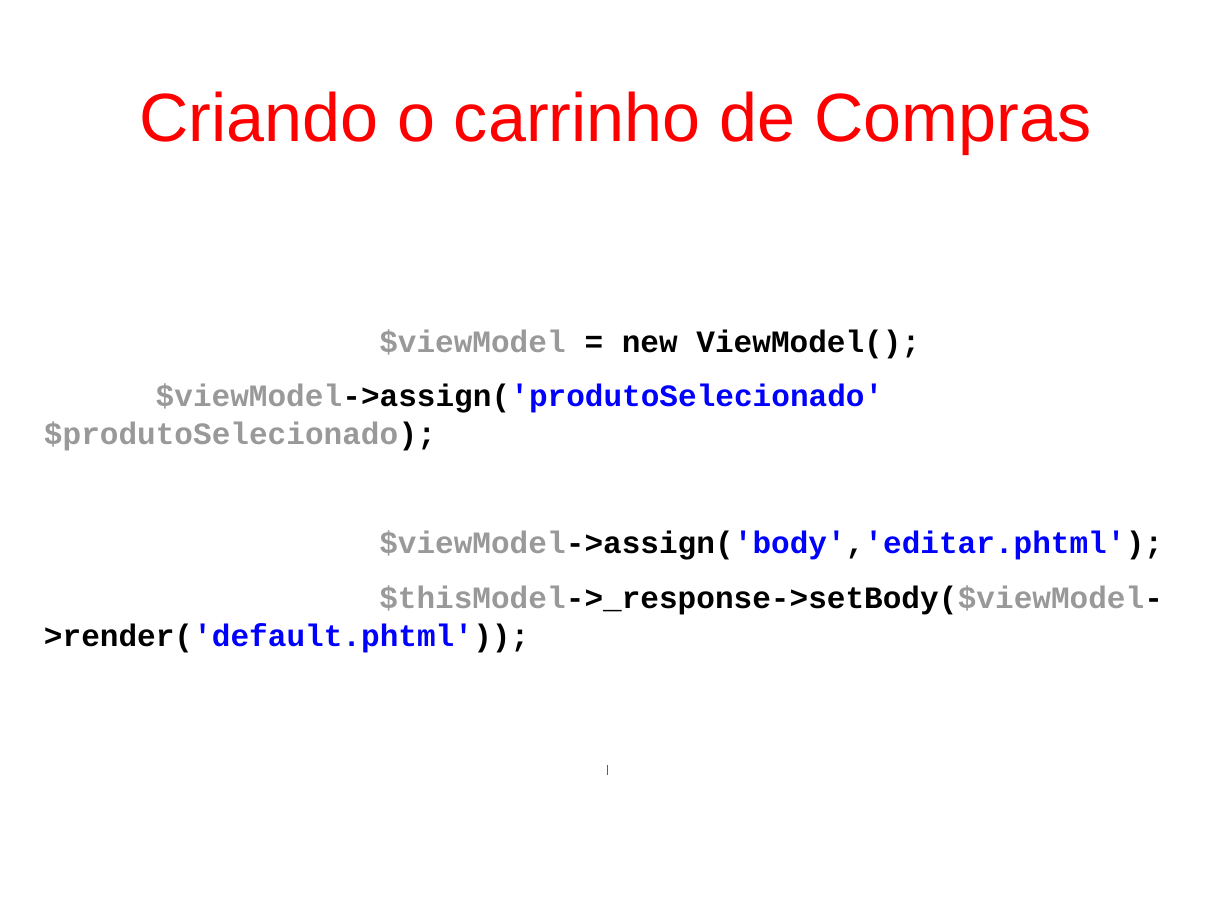
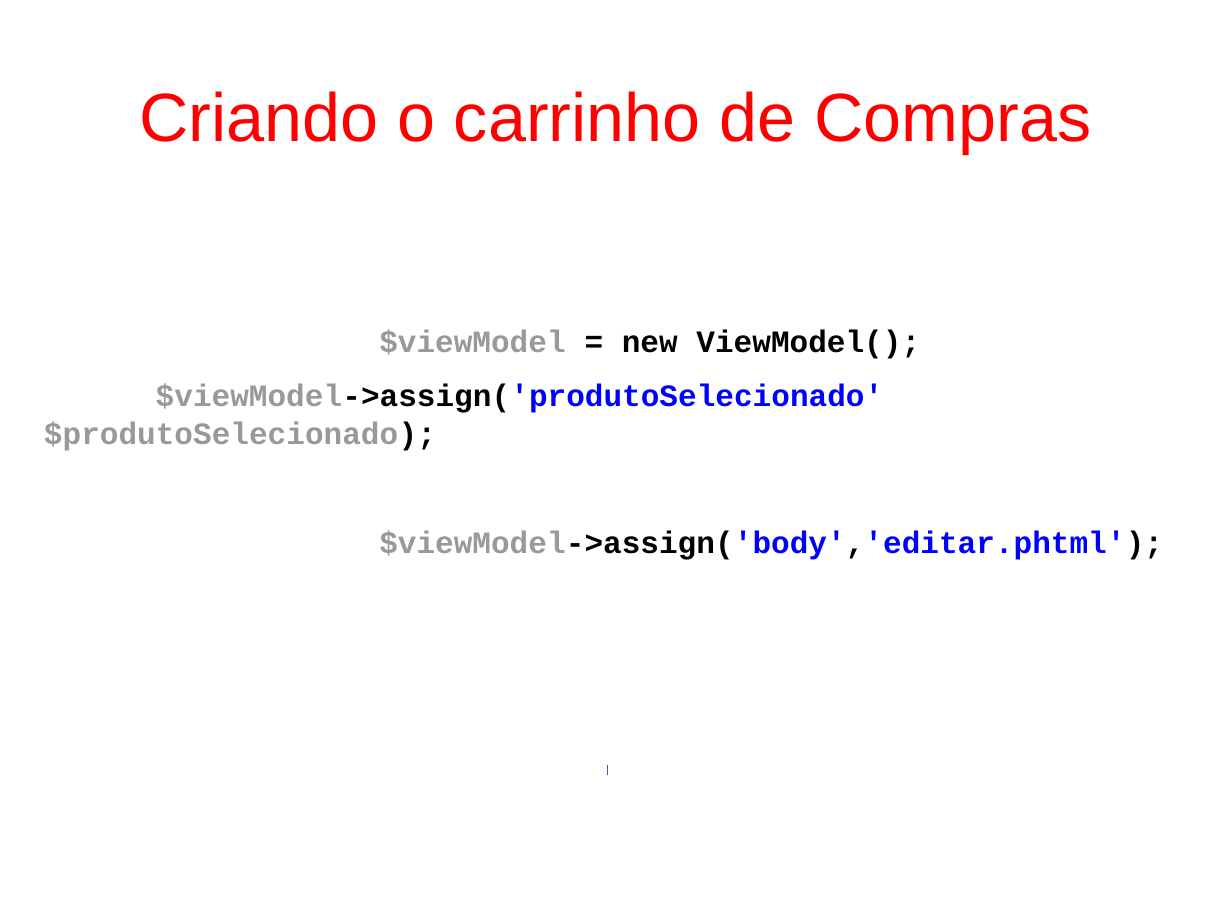
Before and after one commit to fgsl/lojasacme, a slide deck: slide 95 of docs/tutorial.odp. Drawn at 1232x924 pixels with LibreOffice and Linux fonts; fonts in the diff are those of the drawing. Boxes give left, top, right and bottom in pixels: in the first picture for what was removed or moved away, otherwise in the second. Text is boxed around its words. In the diff, an @@ line names an element or a change of style, - is before the commit and + after.

```diff
--- a/docs/tutorial.odp
+++ b/docs/tutorial.odp
@@ text at [44, 586, 1163, 653]: paragraph removed @@
-$thisModel->_response->setBody($viewModel->render('default.phtml'));
```
Also in this commit, not shown: 1 other slide changed, 1 other file.
